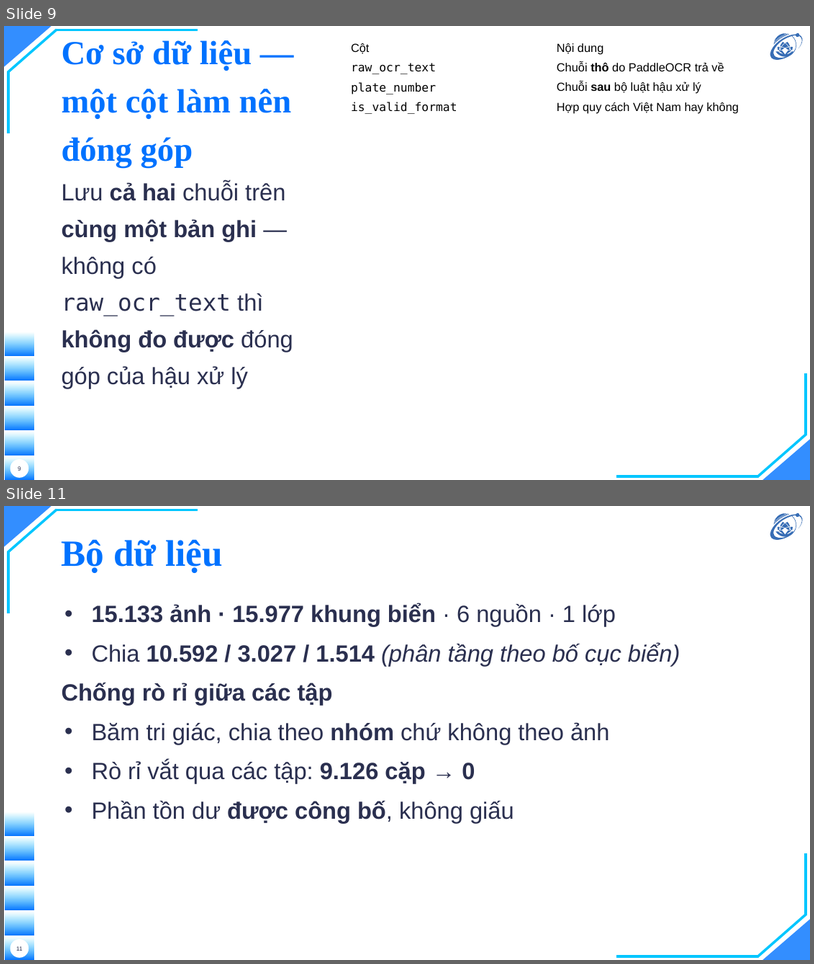
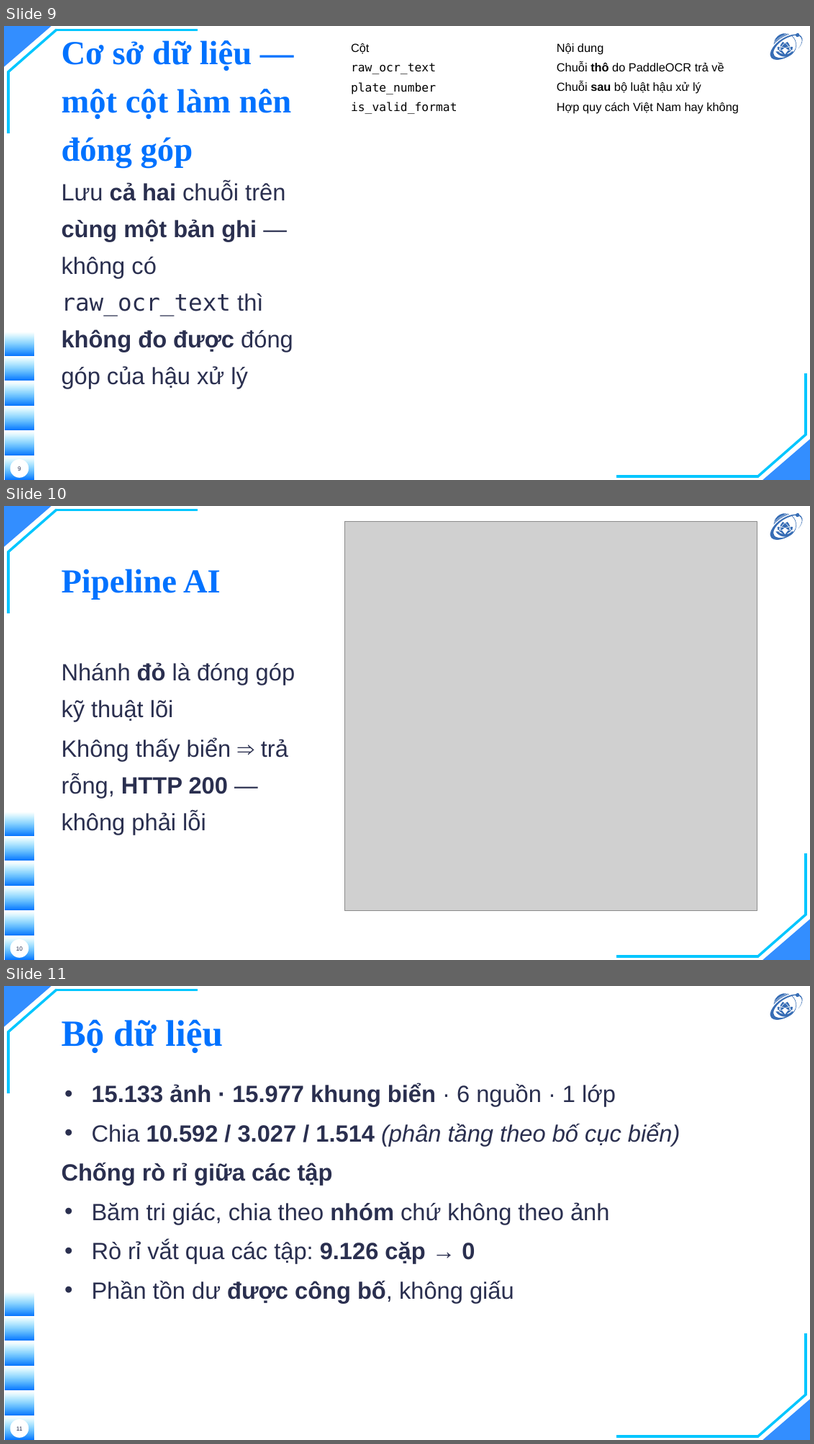
Before and after one commit to hieunguyen2604/alpr-do-an-mon-hoc, a slide deck: docs/slides/slides.pptx. Shown one above the other, each under a label of ours: slides 9 and 11 before the commit, slides 9, 10 and 11 after it; the slides between them are not shown. The pictures are 814x964 and 814x1444 pixels, drawn with LibreOffice and Linux fonts; fonts in the diff are those of the drawing; grey boxes stand for pictures; background and template pictures are left out. Boxes give left, top, right and bottom in pixels: in the first picture for what was removed or moved away, otherwise in the second. Text is boxed around its words. In the diff, an @@ line names an element or a change of style, - is before the commit and + after.

```diff
--- a/docs/slides/slides.pptx
+++ b/docs/slides/slides.pptx
@@ slide 10 added at (x1=4, y1=506, x2=810, y2=960), background picture (left out); not listed: 16 template elements that a slide beside it also shows @@
@@ picture added at (x1=345, y1=521, x2=758, y2=910) @@
@@ title added at (x1=62, y1=569, x2=221, y2=600), 40 pt, text #0072FF, bold @@
+Pipeline AI
@@ text added at (x1=62, y1=662, x2=295, y2=834), 28 pt, text #2A2F4F @@
+Nhánh đỏ là đóng góp kỹ thuật lõi
+Không thấy biển ⇒ trả rỗng, HTTP 200 — không phải lỗi
@@ page number added at (x1=16, y1=946, x2=23, y2=950), 7 pt, text #2A2F4F @@
+10
```
Also in this commit, not shown: 1 slide removed, 4 other files.
